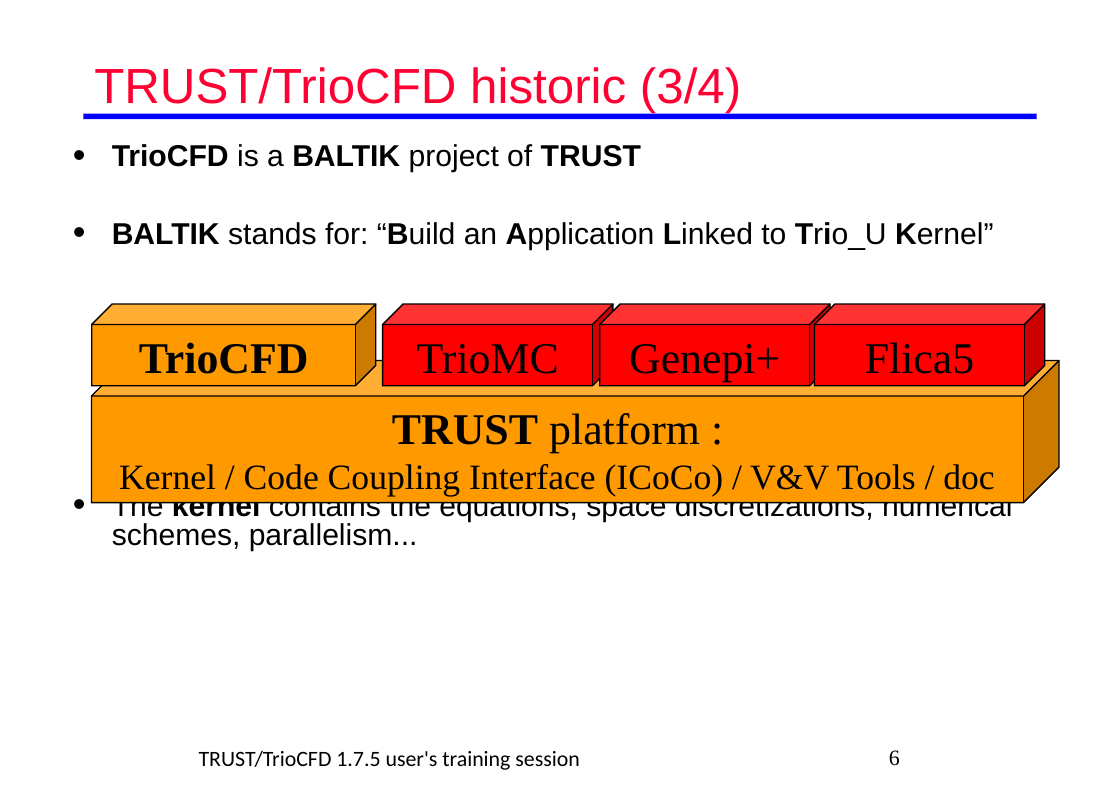
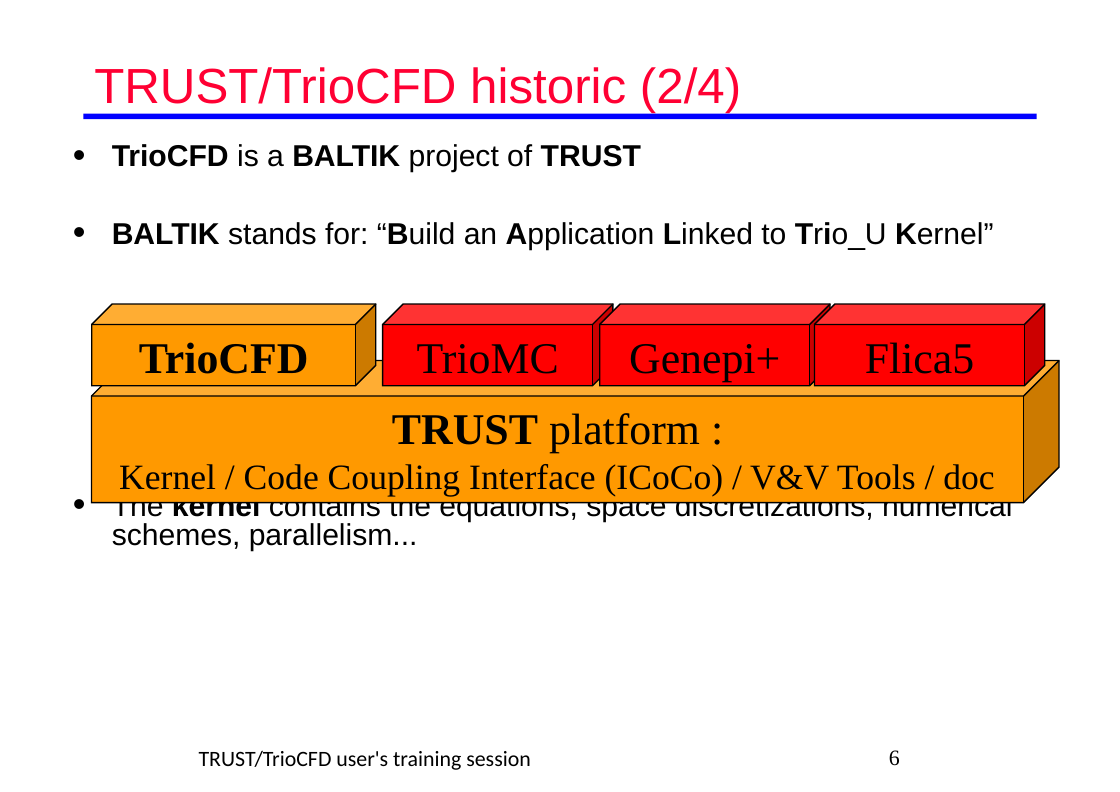
Before and after one commit to cea-trust-platform/trust-code, a slide deck: slide 6 of doc/TRUST/TRUST_and_TrioCFD_presentation.odp. Drawn at 1120x792 pixels with LibreOffice and Linux fonts; fonts in the diff are those of the drawing; background and template pictures are left out. Boxes give left, top, right and bottom in pixels: in the first picture for what was removed or moved away, otherwise in the second. Text is boxed around its words. In the diff, an @@ line names an element or a change of style, - is before the commit and + after.

```diff
--- a/doc/TRUST/TRUST_and_TrioCFD_presentation.odp
+++ b/doc/TRUST/TRUST_and_TrioCFD_presentation.odp
@@ title at [94, 67, 741, 113]: text changed @@
-TRUST/TrioCFD historic (3/4)
+TRUST/TrioCFD historic (2/4)
@@ text at [199, 750, 531, 770]: text changed @@
-TRUST/TrioCFD 1.7.5 user's training session
+TRUST/TrioCFD user's training session
```
Also in this commit, not shown: 187 other slides changed, 19 other files.
